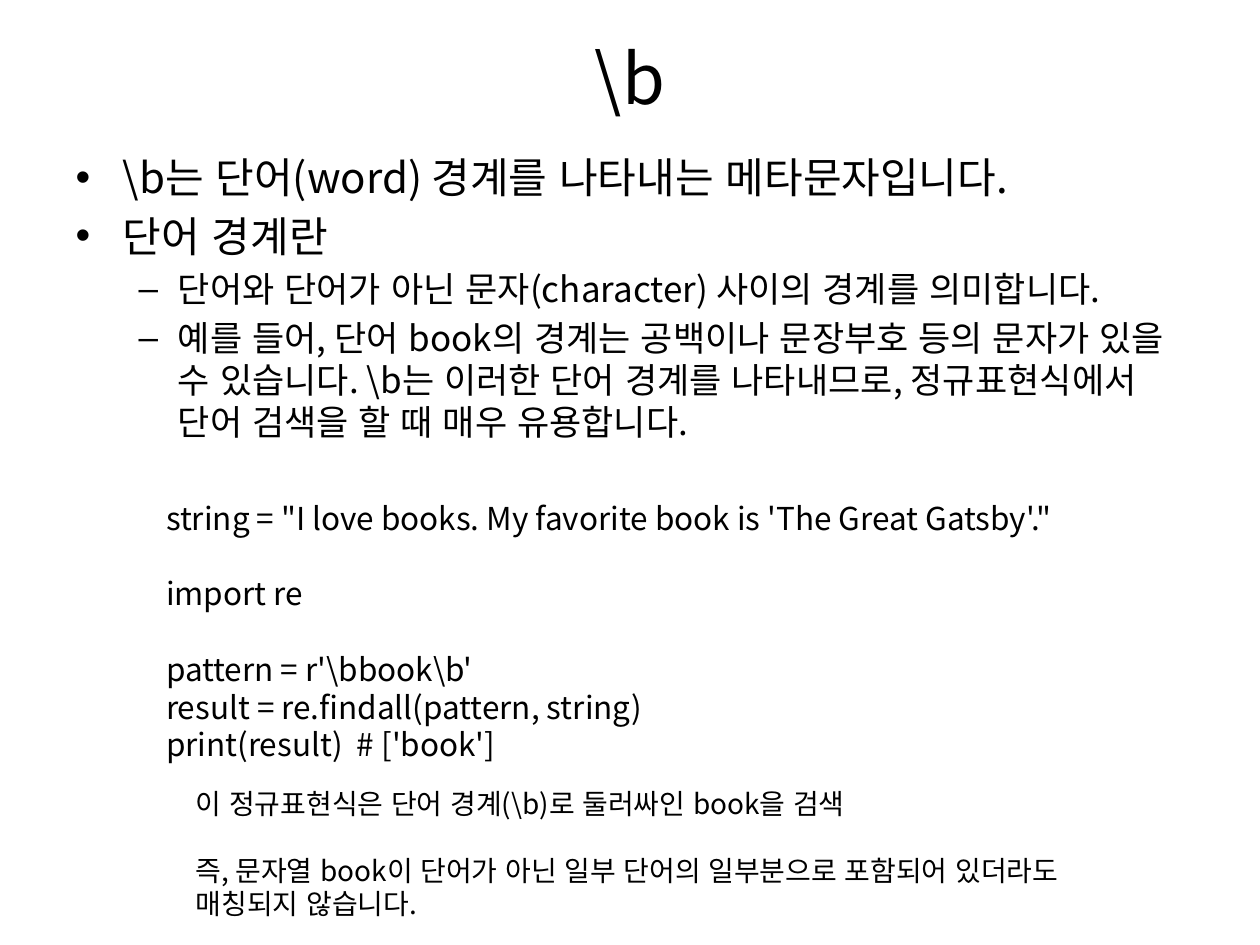
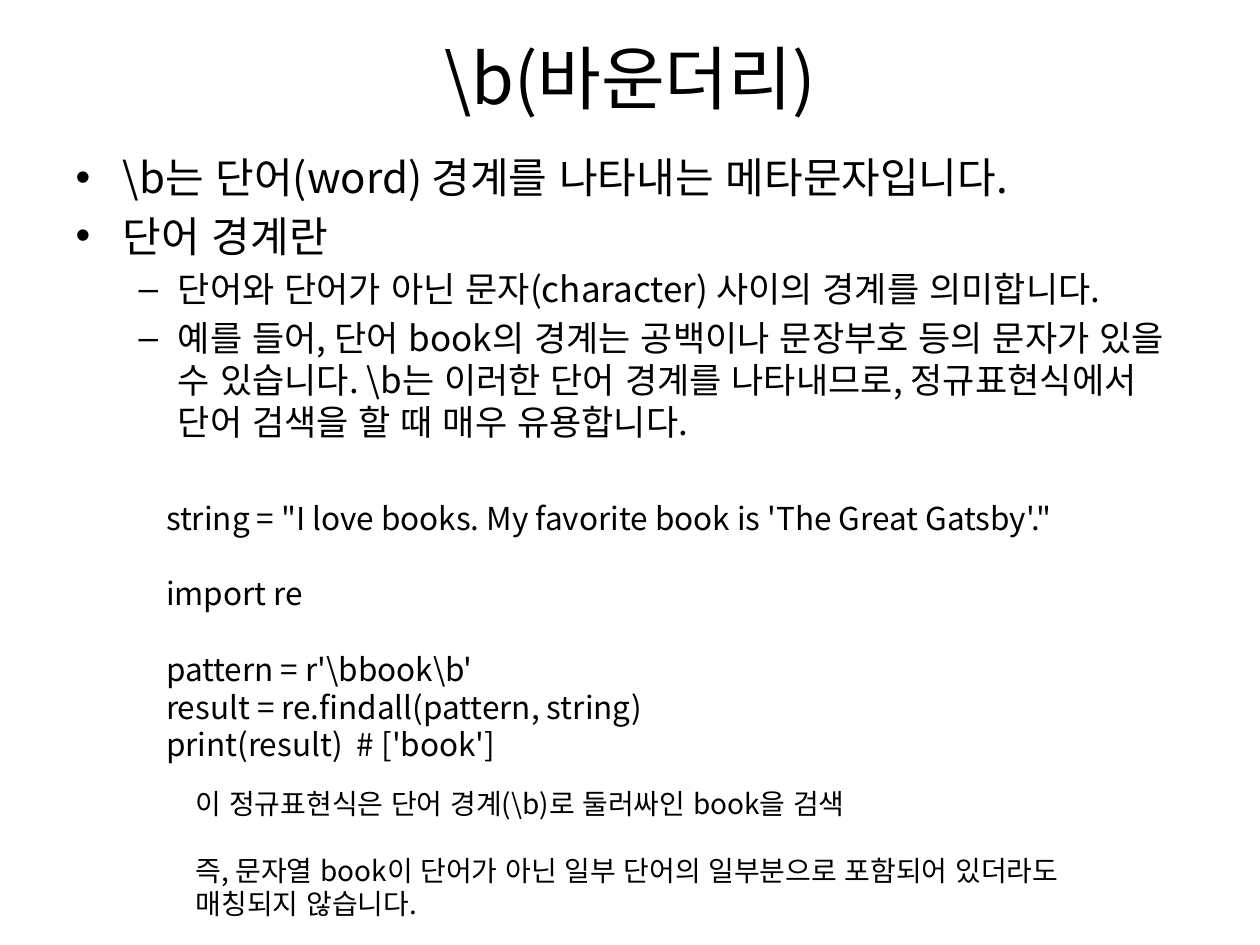
Before and after one commit to MyStraw/python, a slide deck: slide 26 of 파이썬 8.pptx. Drawn at 1260x945 pixels with LibreOffice and Linux fonts; fonts in the diff are those of the drawing. Boxes give left, top, right and bottom in pixels: in the first picture for what was removed or moved away, otherwise in the second. Text is boxed around its words. In the diff, an @@ line names an element or a change of style, - is before the commit and + after.

Commit message:
뉴후후

```diff
--- a/파이썬 8.pptx
+++ b/파이썬 8.pptx
@@ title at bbox=[444, 46, 816, 118]: text changed @@
-\b
+\b(바운더리)
```
